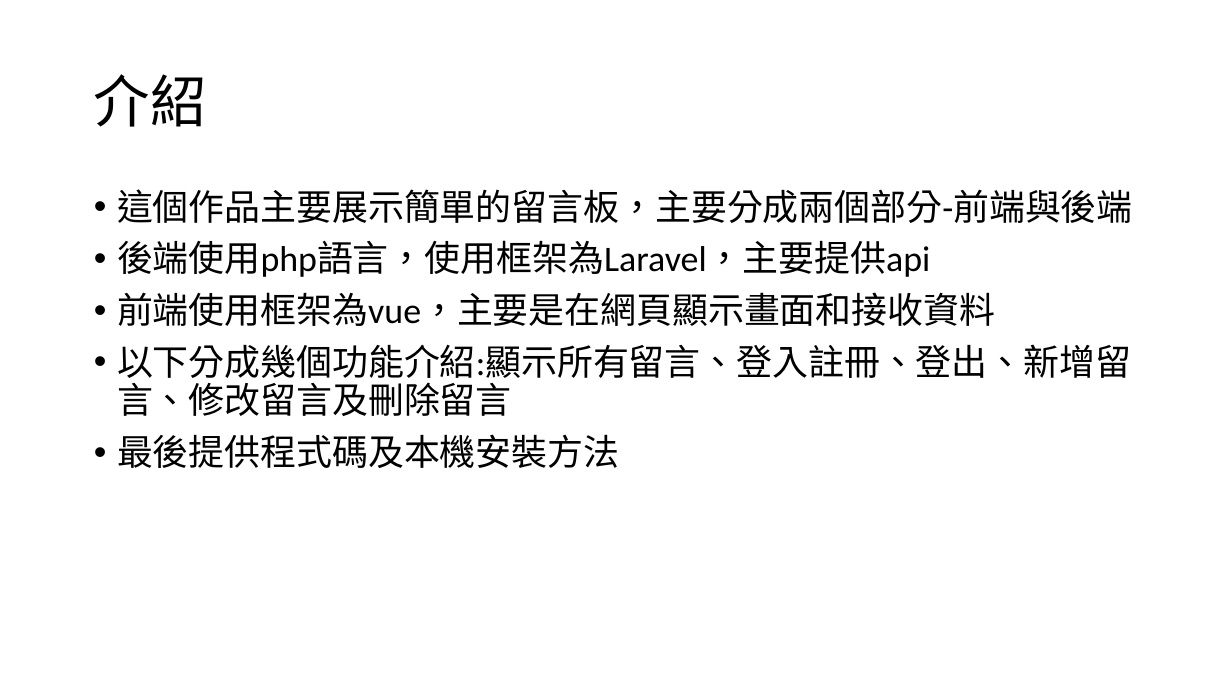
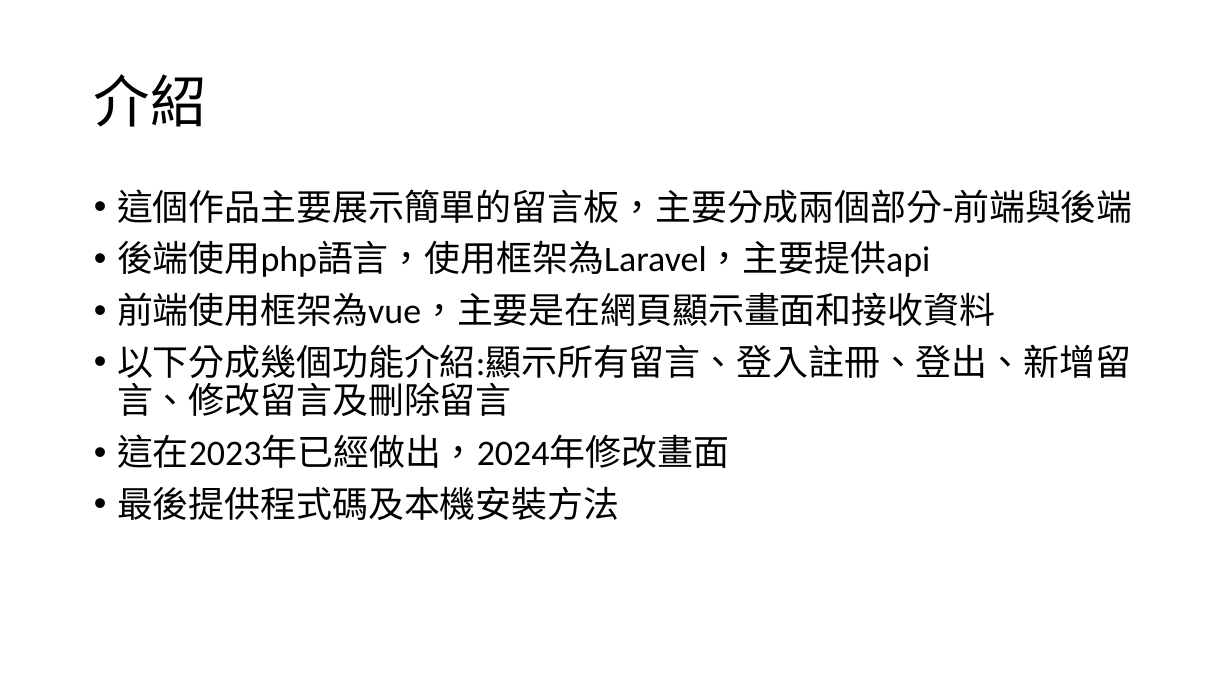
Before and after one commit to huxanya01/bulletin_laravel_vue, a slide deck: slide 3 of 作品留言板.pptx. Drawn at 1232x693 pixels with LibreOffice and Linux fonts; fonts in the diff are those of the drawing. Boxes give left, top, right and bottom in pixels: in the first picture for what was removed or moved away, otherwise in the second. Text is boxed around its words. In the diff, an @@ line names an element or a change of style, - is before the commit and + after.

```diff
--- a/作品留言板.pptx
+++ b/作品留言板.pptx
@@ text at [117,434,729,468]: paragraph added @@
+• 這在2023年已經做出，2024年修改畫面
```
Also in this commit, not shown: 7 other slides changed, 1 slide added, 1 other file.
